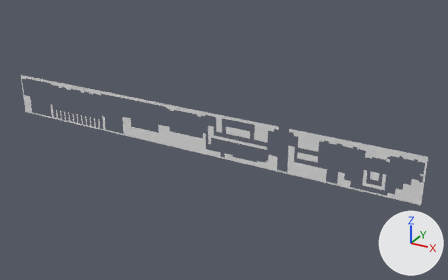
Before and after pictures for a commit that changed the OBJ model Dashopolis/Assets/Tiled2Unity/Meshes/CAVE_NO_PLATFORM3.obj.
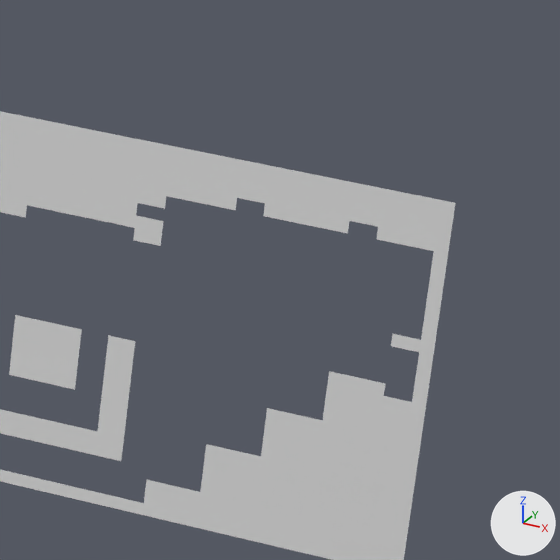
Each version is shown whole from a camera (50 mm lens) standing at (49.9, -318.8, 142.7) and looking at (-129.9, 8.2, -20.7), then close up on the part from 82% to 99% of the width and 47% to 73% of the height. Every picture has the same lights, and +X, +Y and +Z are marked at lower right. Where no turn or scale is listed for an object, it has been applied to the vertices.

Script lines for the objects in view, before the commit:
```python
me_cave_no_platform3 = bpy.data.meshes.new('CAVE_NO_PLATFORM3')
me_cave_no_platform3.from_pydata(...)  # 4253 vertices, 3256 faces; spans x -300.0..0.0, y 0.0, z -30.0..0.0
ob_cave_no_platform3 = bpy.data.objects.new('CAVE_NO_PLATFORM3', me_cave_no_platform3)
ob_cave_no_platform3.location = (0.0, 0.0, 0.0)
```
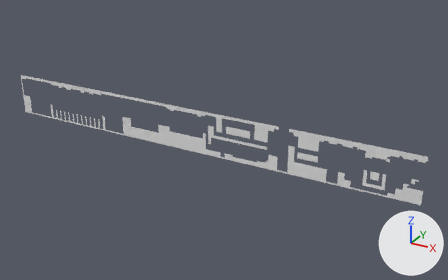
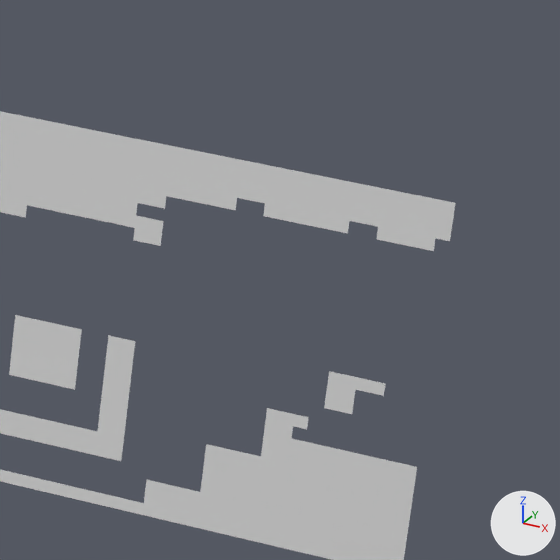
Location of each change, (x1, y1, x2, y2) in pixels of the close-ups (560 x 560 px):
part 1 of me_cave_no_platform3, deleted
    before: (292, 239, 450, 467)

Edits to the bpy script that builds the scene:
```text
Change me_cave_no_platform3:
    used by ob_cave_no_platform3; location = (0.0, 0.0, 0.0)
    remove me_cave_no_platform3.from_pydata(...)  # 4253 vertices, 3256 faces; spans x -300.0..0.0, y 0.0, z -30.0..0.0
    add me_cave_no_platform3.from_pydata(...)  # 4197 vertices, 3207 faces; spans x -300.0..0.0, y 0.0, z -30.0..0.0
    me_cave_no_platform3 part 1
    56 vertices are removed from x -7.0..0.0, y 0.0, z -20.0..-4.0
    49 faces are deleted
```
